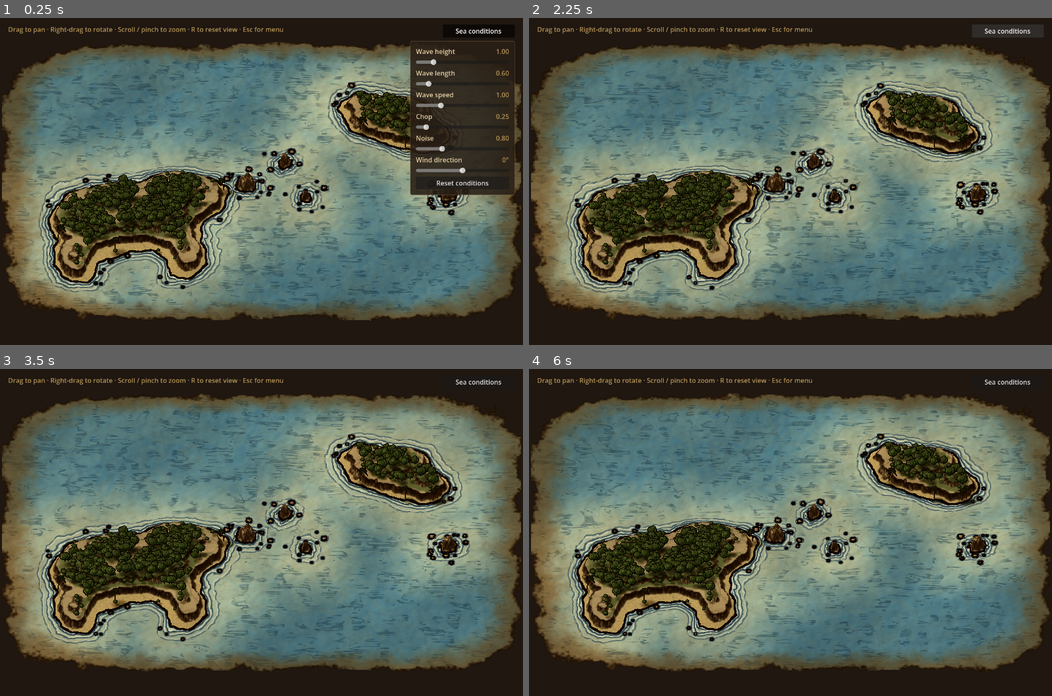
Above: before the commit, frames 1-4 (two rows, left to right).
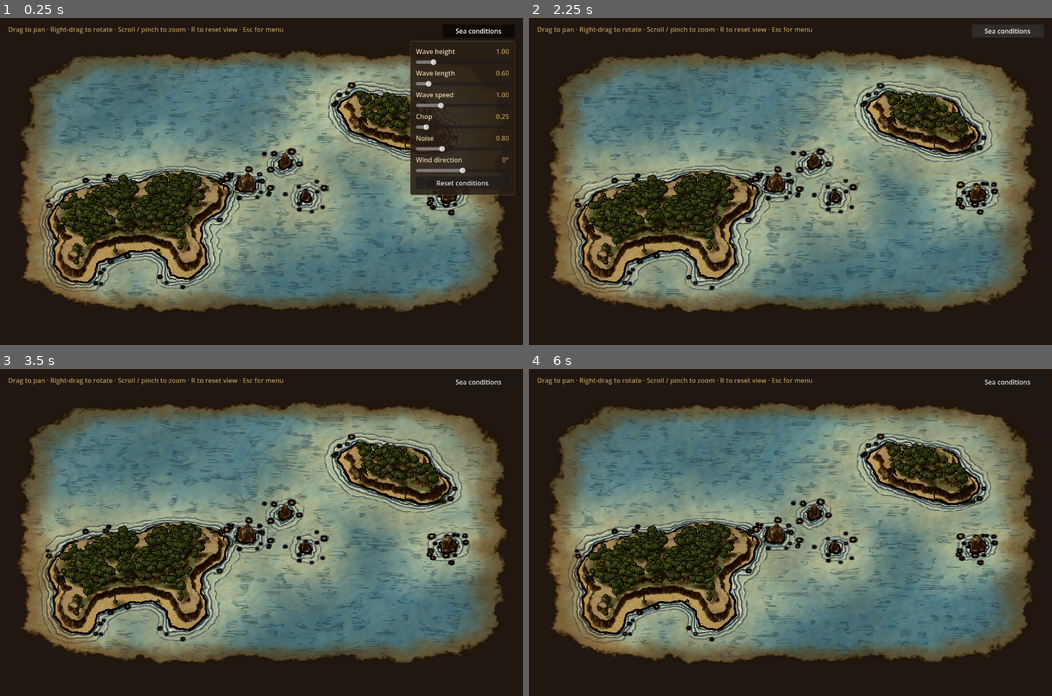
Above: after the commit, the same moments.

Repository: jnsndlr/Drawn-to-Sea
Game: Godot game, scene res://scenes/explorer_chart.tscn
Same seed, same stepped clock (60 frames per second), same inputs: the game is played once before the commit and once after it. This scene is started directly instead of the project's main scene.
Inputs (mouse positions are in pixels of both pictures, inside the frame that each line leads up to):
- Up to frame 1 (0.25 s): no input
- Up to frame 2 (2.25 s): click "Sea conditions" at 0.5 s; click "Sea conditions" at 1.25 s; click "Sea conditions" at 2 s
- Up to frame 3 (3.5 s): tap Enter at 2.75 s; move the mouse to (235, 597) at 2.77 s; tap R at 2.85 s; click (235, 597) at 2.92 s; tap Space at 3.02 s
- Up to frame 4 (6 s): drag from (947, 581) to (764, 597) at 3.52 s; move the mouse to (633, 483) at 4.27 s; tap R at 4.35, 5.85 s; click (633, 483) at 4.42 s; drag from (816, 532) to (633, 483) at 5.02 s; move the mouse to (712, 450) at 5.77 s; click (712, 450) at 5.92 s

The runs differ from the first frame. In frame 1, 19% of the frame differs, in the area x 0-100%, y 7-93%; in frame 2, 24%; in frame 3, 24%; in frame 4, 24%.

Commit message:
map mesh fix

Diff:
--- a/shaders/explorer_static_bake.gdshader
+++ b/shaders/explorer_static_bake.gdshader
@@ -87,10 +87,14 @@
 	return max(big * 0.8, small * 0.5) * (0.5 + 0.5 * vnoise(p * 4.0));
 }
 
+// The chart is torn where this passes 1.0. The noise dips at most 0.06, so the
+// inset keeps the tear strictly inside the mesh and its straight border never shows.
+const float EDGE_INSET = 0.07;
+
 float edge_wear(vec2 p) {
 	vec2 e = abs(p) / (chart_size * 0.5);
 	float edge = pow(pow(e.x, 6.0) + pow(e.y, 6.0), 1.0 / 6.0);
-	return edge + (fbm(p * 1.3 + 40.0) - 0.5) * 0.10 + (vnoise(p * 9.0) - 0.5) * 0.02;
+	return edge + EDGE_INSET + (fbm(p * 1.3 + 40.0) - 0.5) * 0.10 + (vnoise(p * 9.0) - 0.5) * 0.02;
 }
 
 float height_at(vec2 p) {
